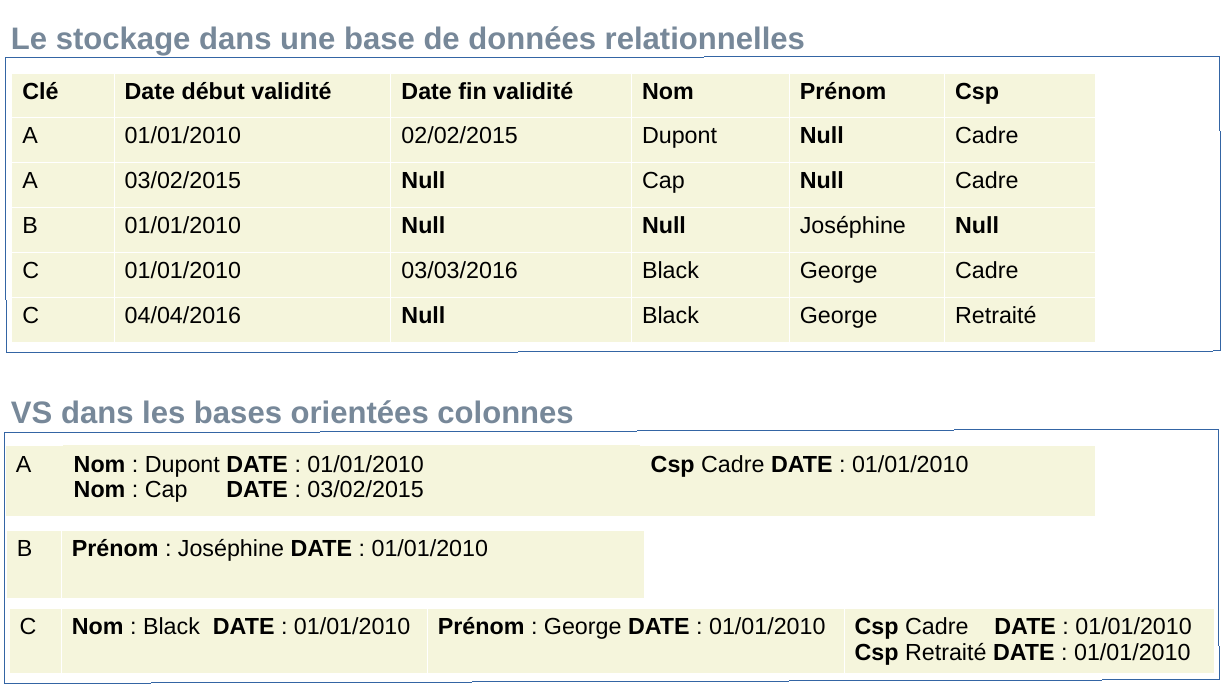
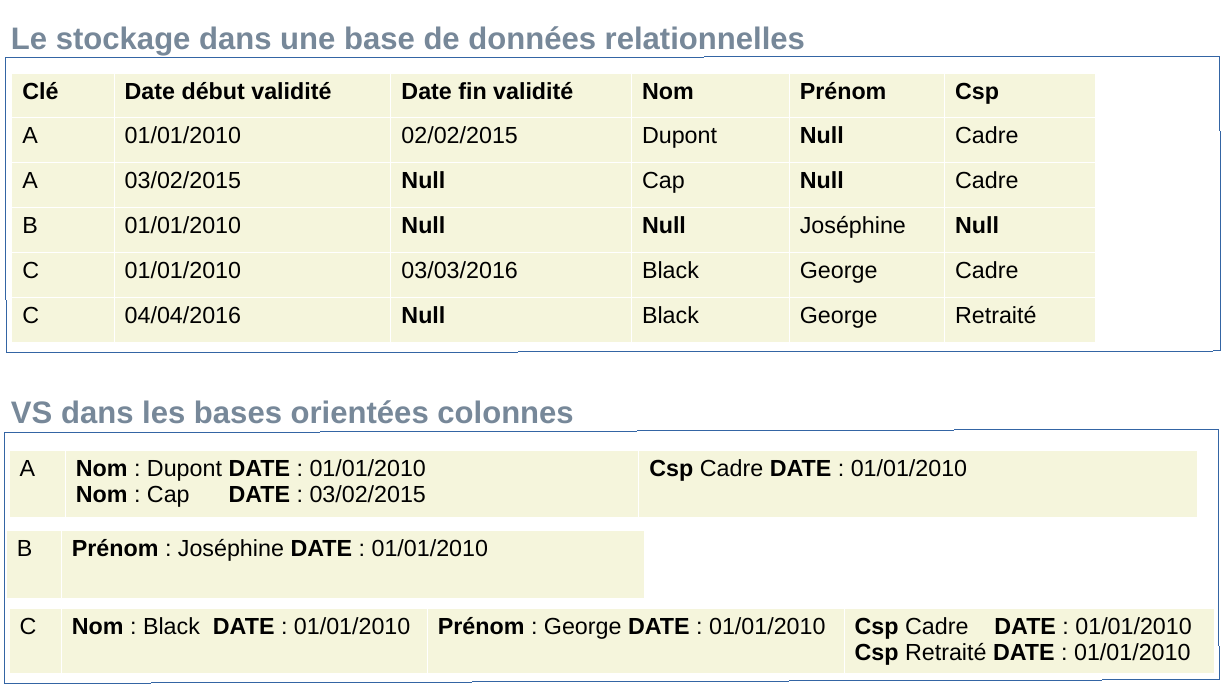
Before and after one commit to hayatbellafkih/RipeAtlasTraceroutesAnalysis, a slide deck: slide 1 of 2019/Rapport_Mai/illustrations/colomn-db.odp. Drawn at 1232x693 pixels with LibreOffice and Linux fonts; fonts in the diff are those of the drawing. Boxes give left, top, right and bottom in pixels: in the first picture for what was removed or moved away, otherwise in the second. Text is boxed around its words. In the diff, an @@ line names an element or a change of style, - is before the commit and + after.

```diff
--- a/2019/Rapport_Mai/illustrations/colomn-db.odp
+++ b/2019/Rapport_Mai/illustrations/colomn-db.odp
@@ table at [9,449,1197,517] @@
@@ borders changed @@
@@ table: place and size @@
-table at [4,446,1096,517]
+table at [9,449,1197,517]
```
Also in this commit, not shown: 25 other files.
